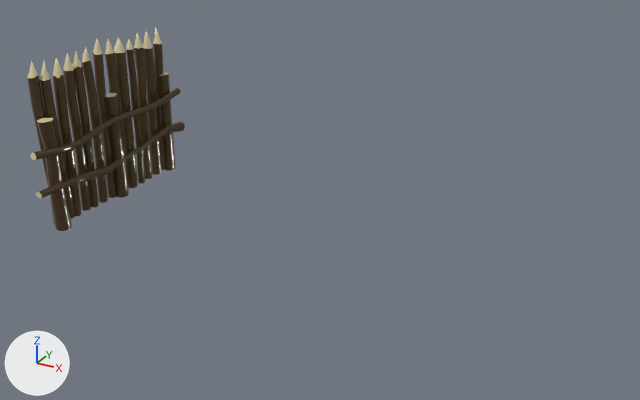
The FBX model Assets/Art/Enviroment/_neopravené/Fencees_01/FencesLODs/fence4.fbx as it was, and as the next commit left it.
Before and after are seen from a 50 mm camera at (5.26, -7.89, 4.39) aimed at (1.16, -0.44, 0.66). Lighting does not change. The marker at lower left points along +X, +Y and +Z. Both versions are drawn at frame 1 of the action 'Take 001'; the numbers are the values there. Objects named as collision shapes, trigger or cutter boxes, shadow casters or lower levels of detail are left out.

The first picture shows 'fence4_LOD0'.
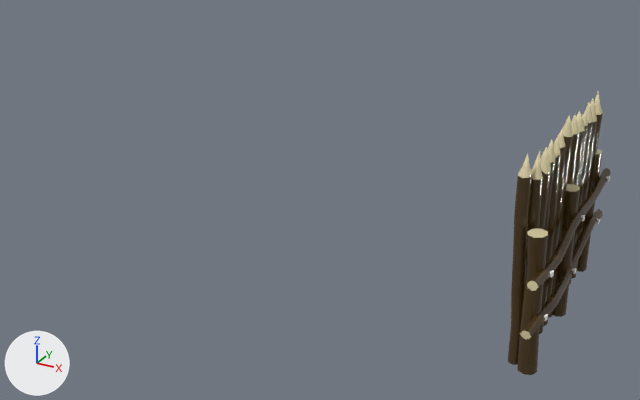
What differs and where, as boxes (x1, y1, x2, y2) in the pictures (640 x 400 px):
```json
{"object": "fence4_LOD0", "change": "moved", "before": [27, 26, 185, 231], "after": [508, 92, 611, 375]}
{"object": "nails004", "change": "added", "after": [544, 176, 610, 321]}
```

Edits to the scene script, one JSON object a line:
```json
{"op": "add", "block": "mat_nails", "code": ["mat_nails = principled_material('Nails')", "mat_nails.base_color = (1.0, 1.0, 1.0)  # white #ffffff", "mat_nails.roughness = 0.859"]}
{"op": "add", "block": "me_mesh_003", "code": ["me_mesh_003 = bpy.data.meshes.new('Mesh.003')", "me_mesh_003.from_pydata(...)  # 96 vertices, 156 faces; spans x -2.0..6.0, y -2.0..207.0, z -55.0..5.0", "me_mesh_003.materials.append(mat_nails)  # white #ffffff"]}
{"op": "set", "path": "ob_fence4_lod0.location", "old": "(-1.8, -0.293, 0.014)", "new": "(3.673, -0.491, 0.014)"}
{"op": "add", "block": "ob_nails004", "code": ["ob_nails004 = bpy.data.objects.new('nails004', me_mesh_003)", "ob_nails004.location = (3.835, 0.587, 1.034)", "ob_nails004.rotation_euler = (0.0, 0.0, 3.142)  # degrees (0, 0, 180)", "ob_nails004.scale = (0.01, 0.01, 0.01)"]}
```
